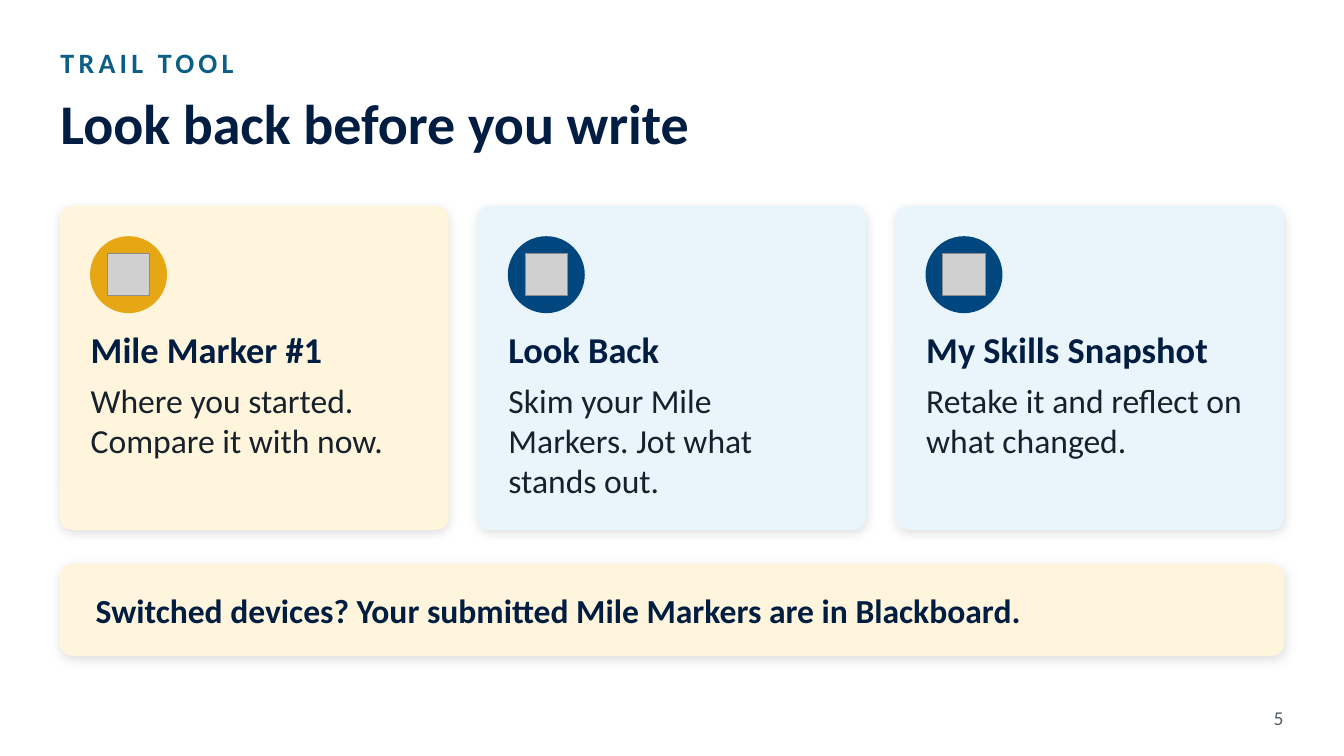
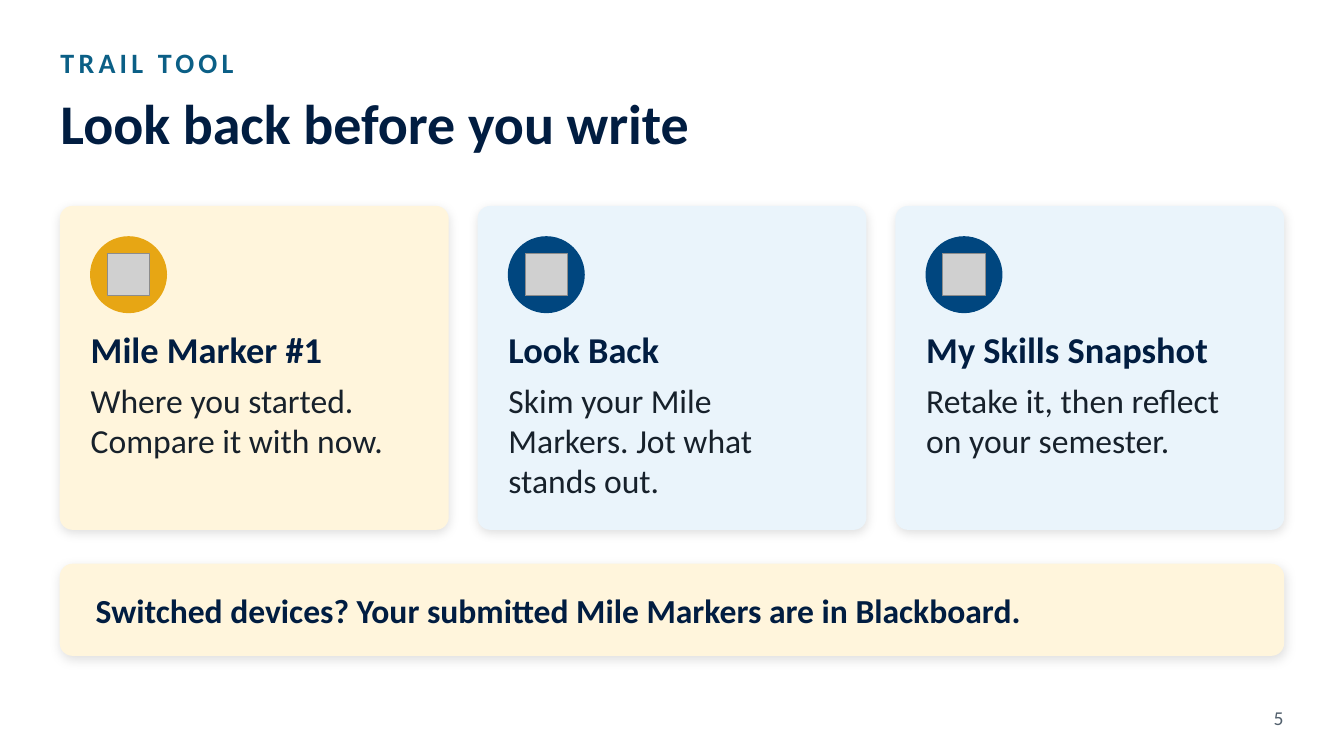
Before and after one commit to octc-instructional-design/FYE100-pathfinder-guidebook, a slide deck: slide 5 of downloads/slides/FYE100-Module12-Instructor-Slides.pptx. Drawn at 1344x756 pixels with LibreOffice and Linux fonts; fonts in the diff are those of the drawing; grey boxes stand for pictures. Boxes give left, top, right and bottom in pixels: in the first picture for what was removed or moved away, otherwise in the second. Text is boxed around its words. In the diff, an @@ line names an element or a change of style, - is before the commit and + after.

```diff
--- a/downloads/slides/FYE100-Module12-Instructor-Slides.pptx
+++ b/downloads/slides/FYE100-Module12-Instructor-Slides.pptx
@@ text at box(926, 389, 1220, 459): text changed @@
-Retake it and reflect on what changed.
+Retake it, then reflect on your semester.
```
Also in this commit, not shown: 8 other files.
